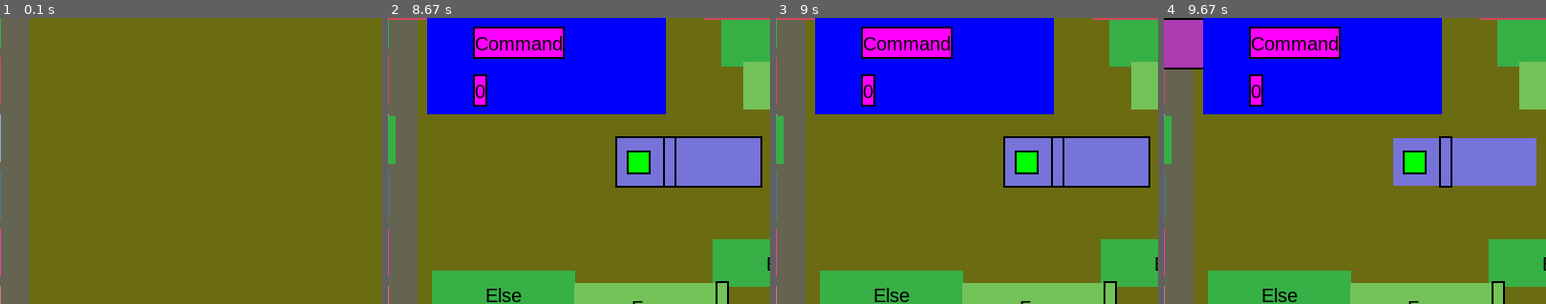
Above: before the commit, frames 1-4 (left to right).
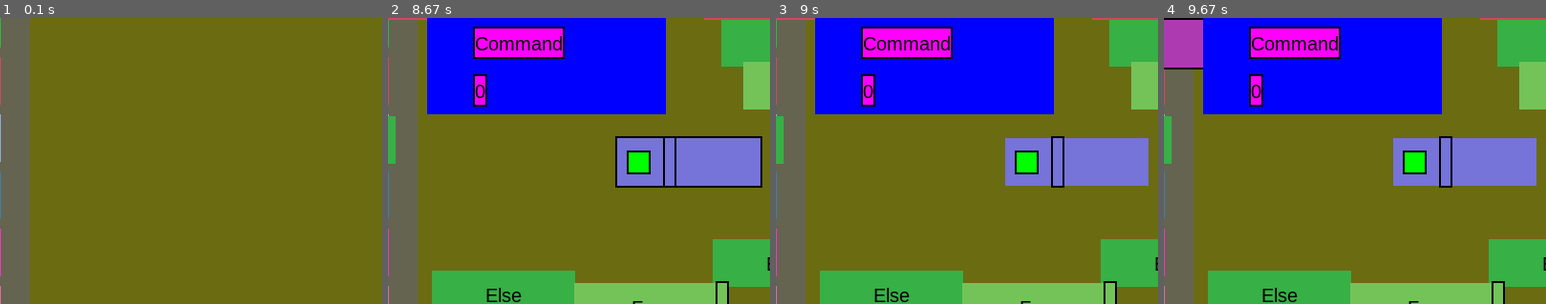
Above: after the commit, the same moments.

Repository: wsadzanie2/PyBlockCode
Game: pygame game, started from main.py
Same seed, same stepped clock (60 frames per second), same inputs: the game is played once before the commit and once after it.
Inputs (mouse positions are % of the whole screen's width and height, from its top left):
- Up to frame 1 (0.1 s): no input
- Up to frame 2 (8.67 s): click (28, 4) at 0.38 s; click "Add New Blocks here!" at 0.72 s; press the mouse at (12, 97) at 1.03 s; move the mouse to (41, 70) at 1.13 s; release the mouse at (70, 42) at 1.27 s; click (12, 28) at 1.38 s; press the mouse at (12, 28) at 1.7 s; move the mouse to (16, 22) at 1.8 s; release the mouse at (20, 16) at 1.93 s; press the mouse at (70, 42) at 2.03 s; move the mouse to (79, 28) at 2.13 s; release the mouse at (88, 13) at 2.27 s; press the mouse at (39, 22) at 2.37 s; move the mouse to (50, 18) at 2.47 s; release the mouse at (60, 13) at 2.6 s; press the mouse at (12, 28) at 2.7 s; move the mouse to (43, 29) at 2.8 s; release the mouse at (74, 31) at 2.93 s; press the mouse at (46, 6) at 3.03 s; move the mouse to (45, 43) at 3.13 s; release the mouse at (44, 81) at 3.27 s; press the mouse at (12, 18) at 3.37 s; move the mouse to (40, 17) at 3.47 s; release the mouse at (69, 17) at 3.6 s; click (43, 31) at 3.72 s; press the mouse at (12, 28) at 4.03 s; move the mouse to (17, 22) at 4.13 s; release the mouse at (22, 18) at 4.27 s; press the mouse at (39, 22) at 4.37 s; move the mouse to (61, 18) at 4.47 s; release the mouse at (84, 14) at 4.6 s; press the mouse at (12, 38) at 4.7 s; move the mouse to (47, 51) at 4.8 s; release the mouse at (83, 65) at 4.93 s; press the mouse at (69, 17) at 5.03 s; move the mouse to (74, 28) at 5.13 s; release the mouse at (80, 40) at 5.27 s; press the mouse at (74, 39) at 5.37 s; move the mouse to (74, 54) at 5.47 s; release the mouse at (73, 69) at 5.6 s; click (28, 22) at 5.72 s; press the mouse at (74, 62) at 6.03 s; move the mouse to (55, 69) at 6.13 s; release the mouse at (36, 75) at 6.27 s; press the mouse at (83, 65) at 6.37 s; move the mouse to (56, 44) at 6.47 s; release the mouse at (30, 23) at 6.6 s; press the mouse at (29, 14) at 6.7 s; move the mouse to (21, 31) at 6.8 s; release the mouse at (13, 48) at 6.93 s; click (65, 52) at 7.05 s; press the mouse at (12, 38) at 7.37 s; move the mouse to (49, 28) at 7.47 s; release the mouse at (87, 20) at 7.6 s; press the mouse at (12, 18) at 7.7 s; move the mouse to (44, 28) at 7.8 s; release the mouse at (77, 38) at 7.93 s; press the mouse at (12, 38) at 8.03 s; move the mouse to (42, 30) at 8.13 s; release the mouse at (72, 23) at 8.27 s; press the mouse at (12, 8) at 8.37 s; move the mouse to (36, 30) at 8.47 s; release the mouse at (60, 52) at 8.6 s
- Up to frame 3 (9 s): click (76, 54) at 8.72 s
- Up to frame 4 (9.67 s): press the mouse at (12, 88) at 9.03 s; move the mouse to (38, 52) at 9.13 s; release the mouse at (64, 17) at 9.27 s; press the mouse at (12, 88) at 9.37 s; move the mouse to (24, 57) at 9.47 s; release the mouse at (36, 26) at 9.6 s
The pictures show only the part of the screen within x 21-71%, y 26-76%; the shares and areas given below are measured in that part.

Frames 1-2 are identical in both runs. In frame 3, 0.6% of the frame differs, in the area x 59-98%, y 41-60%; in frame 4, nothing differs.

Commit message:
Fixed something

Diff:
--- a/main.py
+++ b/main.py
@@ -263,6 +263,8 @@
             if self.rect.collidepoint(pygame.mouse.get_pos()):
                 self.selected = True
                 selected = self
+            elif selected == self:
+                selected = None
         if event.type == MOUSEBUTTONUP:
             self.selected = False
         if self.selected:
